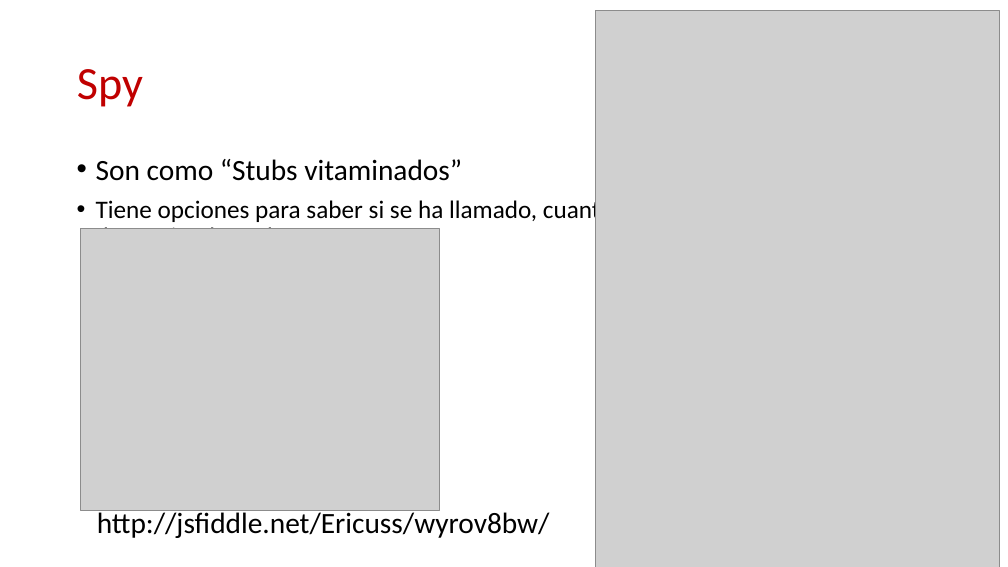
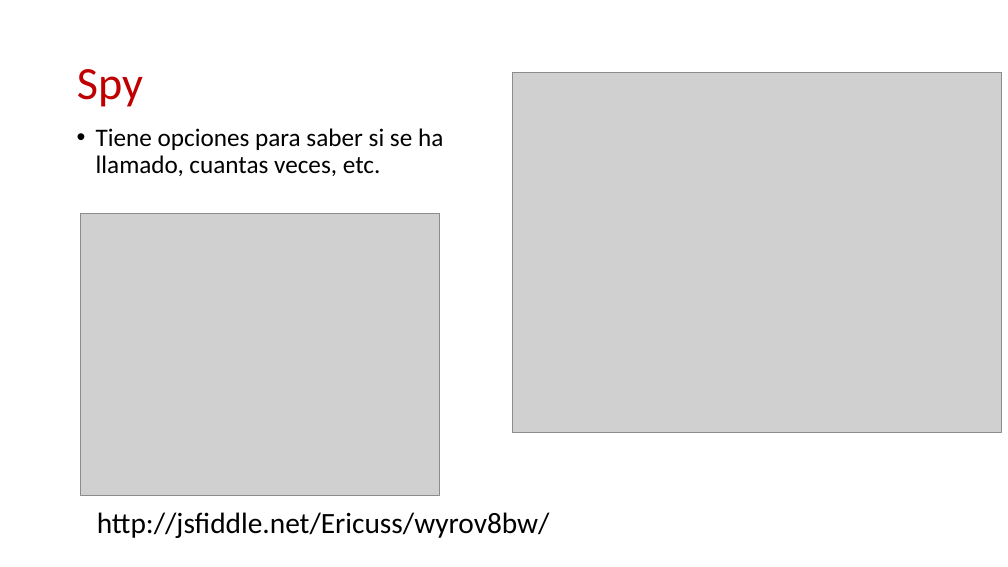
Before and after one commit to ericuss/TDD-Miercolex-Tokiota, a slide deck: slide 8 of Documentacion/jasmine.pptx (slide 7 before the commit). Drawn at 1008x567 pixels with LibreOffice and Linux fonts; fonts in the diff are those of the drawing; grey boxes stand for pictures; background and template pictures are left out. Boxes give left, top, right and bottom in pixels: in the first picture for what was removed or moved away, otherwise in the second. Text is boxed around its words. In the diff, an @@ line names an element or a change of style, - is before the commit and + after.

```diff
--- a/Documentacion/jasmine.pptx
+++ b/Documentacion/jasmine.pptx
@@ picture: place and size @@
-picture at (595, 11, 999, 567)
+picture at (513, 73, 1002, 433)
@@ text at (96, 128, 443, 176): text changed @@
-• Son como “Stubs vitaminados”
-• Tiene opciones para saber si se ha llamado, cuantas veces, que retorne determinados valores, etc.
+• Tiene opciones para saber si se ha llamado, cuantas veces, etc.
@@ picture: place and size @@
-picture at (80, 229, 439, 510)
+picture at (80, 214, 439, 495)
```
Also in this commit, not shown: 6 other slides changed, 4 slides added, 2 other files.
